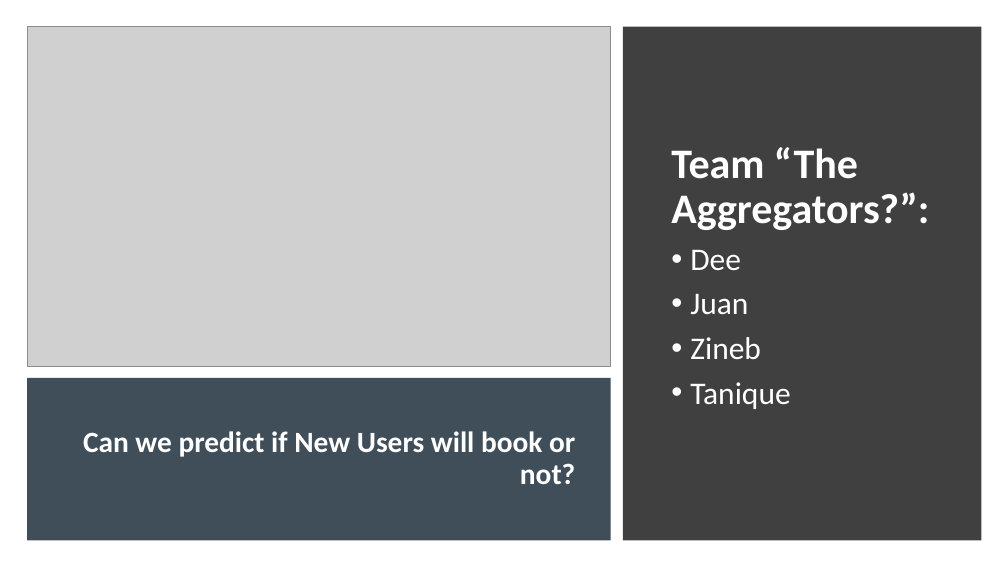
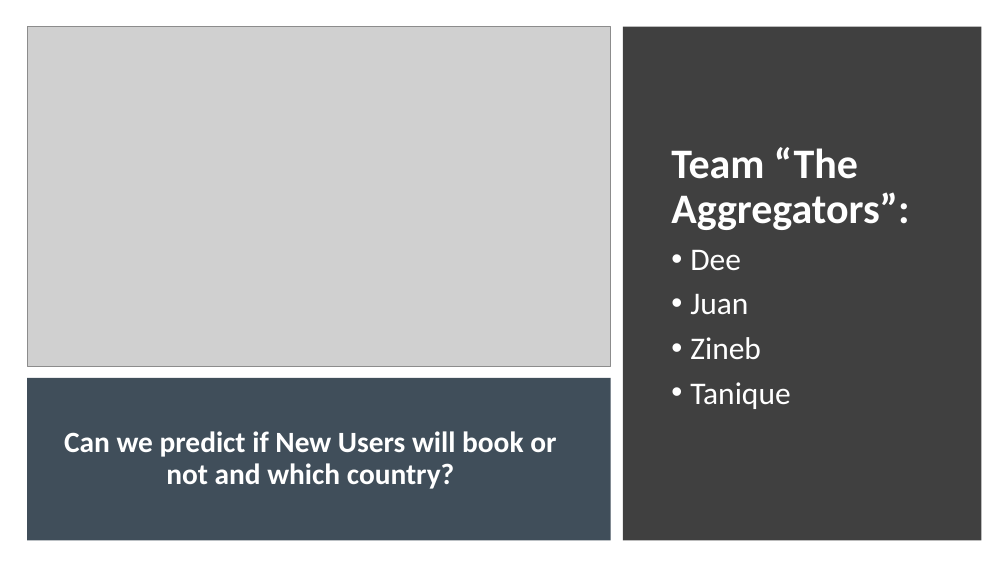
Before and after one commit to NeurogrammerT/Airbnb-Machine-Learning-Project, a slide deck: slide 1 of Airbnb FINAL 5.9.2018.pptx. Drawn at 1008x567 pixels with LibreOffice and Linux fonts; fonts in the diff are those of the drawing; grey boxes stand for pictures. Boxes give left, top, right and bottom in pixels: in the first picture for what was removed or moved away, otherwise in the second. Text is boxed around its words. In the diff, an @@ line names an element or a change of style, - is before the commit and + after.

```diff
--- a/Airbnb FINAL 5.9.2018.pptx
+++ b/Airbnb FINAL 5.9.2018.pptx
@@ text at [671,147,909,230]: text changed @@
-Team “The Aggregators?”:
+Team “The Aggregators”:
@@ title at [64,431,556,489]: text changed @@
-Can we predict if New Users will book or not?
+Can we predict if New Users will book or not and which country?
```
Also in this commit, not shown: 1 other slide changed, 1 other file.
